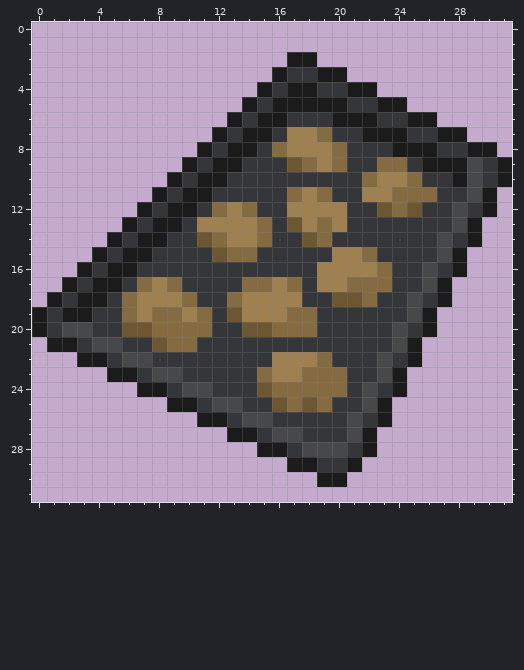
Two versions of one pixel-art sprite, common/media/textures/Item_BakingTray_ZombieChipsCooked.png. This is how it looked before the edit.
The file is 32x32 pixels. Colours within 5 levels of each other are drawn and written as one.
Now the later version:
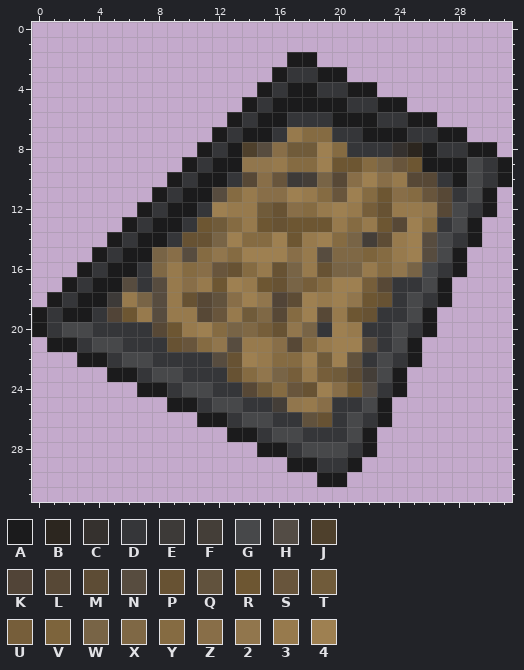
Palette (. is transparent): A #1b1b1c  B #2c261f  C #35312e  D #353639  E #3d3a38  F #443e38  G #47484a  H #534c45  J #4e402c  K #514437  L #574836  M #5d4c35  N #574c3f  P #675233  Q #61523d  R #6d5632  S #68553c  T #705b3a  U #765e3a  V #7d643c  W #786446  X #7f6845  Y #856b42  Z #886e48  2 #91764d  3 #977a4d  4 #9e8051
The edit:
@@ x 0..31 @@
  6 .............ADAADDDAAADDAA.....
- 7 ............ADAAD44YDDAAADDAA...
- 8 ...........ADAADY444YDDDAAADDAA.
- 9 ..........ADAADDDRY4YDDYYDAAAGDA
-10 .........ADAADDDDDDDDDY44YDDAGDA
-11 ........ADAADDDDDY4YDD44YYYDDGA.
-12 .......ADAADY4YDD4444DDRYRDDGDA.
-13 ......ADAAD4444YDR4Y4DDDDDDDGA..
-14 .....ADAADDRY44YDDRYDDDDDDDGDA..
-15 ....ADAADDDDRYYDDDDD44YDDDDGA...
-16 ...ADAADDDDDDDDDDDD4444YDDGDA...
-17 ..ADAADY4YDDDDYY4YD44YYYDDGA....
-18 .ADAADY444YDDY4444DDRRYDDGDA....
-19 ADAADDY4YY4YDR444YYDDDDDDGA.....
-20 ADGGDDRRYYYYDDRRYYYDDDDDGDA.....
-21 .AADGGDDRYYDDDDDDDDDDDDDGA......
-22 ...AADGGDDDDDDDD444YDDDGDA......
-23 .....AADGGDDDDDY44YYYDDGA.......
-24 .......AADGGDDDRYYYYYDGDA.......
-25 .........AADGGDDRYRYDDGA........
-26 ...........AADGGDDDDDGDA........
+ 7 ............ADAAD3YYDDAAADDAA...
+ 8 ...........ADAJNZTT4YDDDCBADDAA.
+ 9 ..........ADAA223YY4RRYWSRAAAGDA
+10 .........ADAADLZSEFWLZ4Z3LLDAGDA
+11 ........ADAANY3ZZ43YS4YRZYSLDGA.
+12 .......ADAAD433TPZY343UP332LGDA.
+13 ......ADAADRTY3RPRRR3Y3RL4YDGA..
+14 .....ADAADPPW4YY4R34YWFM34NGDA..
+15 ....ADAAWZNY2Y444Z3NXXVY34NGA...
+16 ...ADAADX3YZSPY3PW3PWW3Y2WGDA...
+17 ..ADAANDN3Z3R43RPWUY44ULDDGA....
+18 .ADAAE3WN3PLQZ42KM4342RPDGDA....
+19 ADAADKR3N33LS3TXLY4L3RPDDGA.....
+20 ADGGDDDDLR34YWXUP2WD43DDGDA.....
+21 .AADGGDDDPSY2N33ZLY344NDGA......
+22 ...AADGGDDDDNP43YY4T4QDGDA......
+23 .....AADGGDDDPY2WU3UTMFGA.......
+24 .......AADGGDDLTYSP4ZRHDA.......
+25 .........AADGGDDF23ZDDGA........
+26 ...........AADGGDDQPDGDA........
 27 .............AADGGDDDGA.........
Changed places in both pictures, as pixel boxes (x1, y1, x2, y2):
changed: (107, 127, 452, 427)
